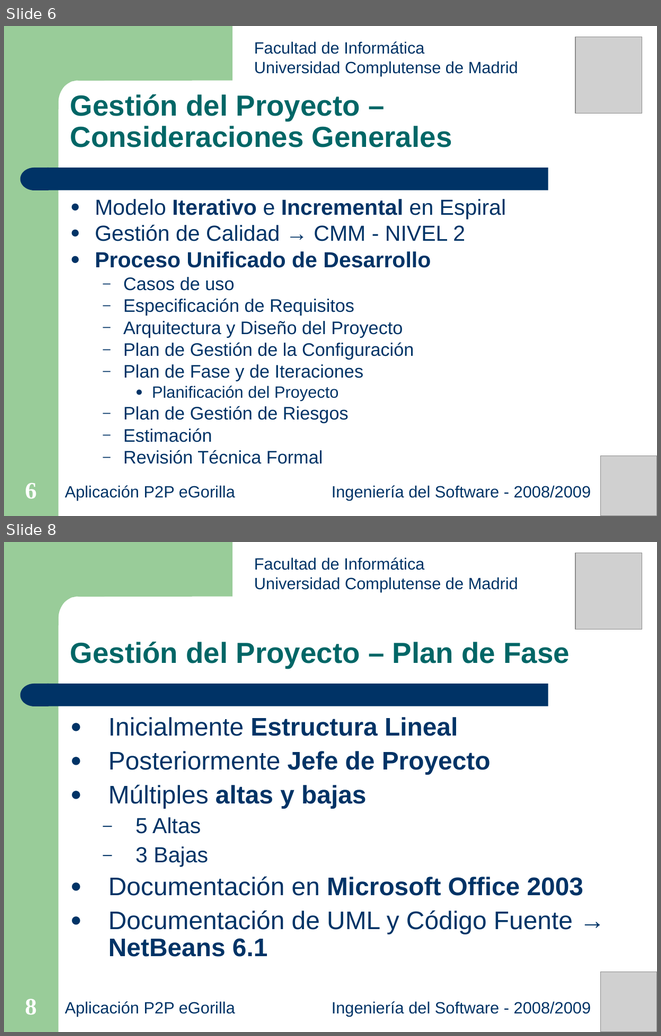
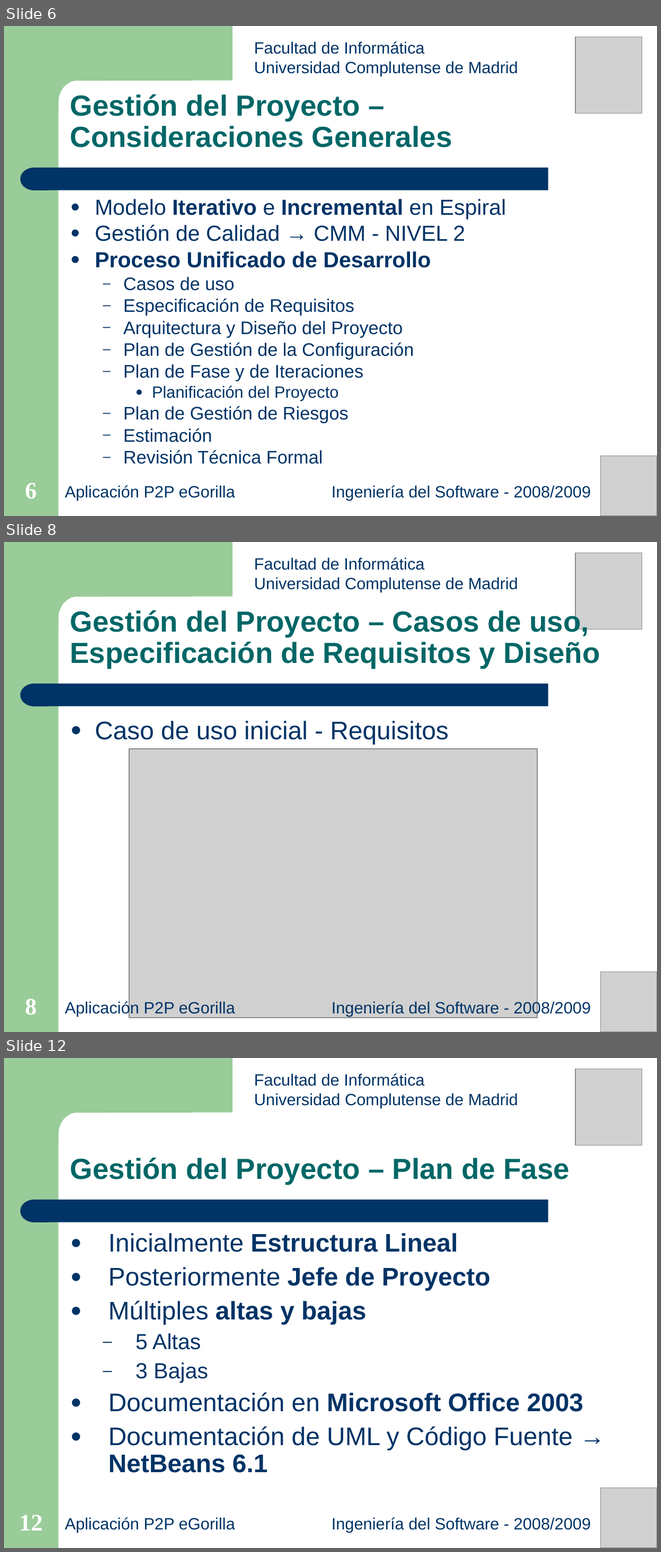
Before and after one commit to salcedonia/egorilla-software-engineering-2008-2009, a slide deck: doc/presentaciones/Presentacion_27-05-2009.ppt. Shown one above the other, each under a label of ours: slides 6 and 8 before the commit, slides 6, 8 and 12 after it; the slides between them are not shown. The pictures are 661x1036 and 661x1552 pixels, drawn with LibreOffice and Linux fonts; fonts in the diff are those of the drawing; grey boxes stand for pictures. Boxes give left, top, right and bottom in pixels: in the first picture for what was removed or moved away, otherwise in the second. Text is boxed around its words. In the diff, an @@ line names an element or a change of style, - is before the commit and + after.

```diff
--- a/doc/presentaciones/Presentacion_27-05-2009.ppt
+++ b/doc/presentaciones/Presentacion_27-05-2009.ppt
@@ slide 8 added at <box>4,542,657,1032</box>, background #FFFFFF; not listed: 4 template elements that a slide beside it also shows @@
@@ text added at <box>254,557,518,592</box>, 18 pt, text #003366 @@
+Facultad de Informática
+Universidad Complutense de Madrid
@@ picture added at <box>575,553,642,629</box> @@
@@ text added at <box>70,609,600,668</box>, 32 pt, text #006666, bold @@
+Gestión del Proyecto – Casos de uso, Especificación de Requisitos y Diseño
@@ text added at <box>95,721,449,744</box>, 28 pt, text #003366 @@
+● Caso de uso inicial - Requisitos
@@ picture added at <box>130,749,538,1017</box> @@
@@ picture added at <box>600,972,657,1032</box> @@
@@ page number added at <box>25,998,37,1015</box>, 26 pt, text #FFFFFF, bold @@
+8
@@ text added at <box>65,1000,235,1016</box>, 18 pt, text #003366 @@
+Aplicación P2P eGorilla
@@ text added at <box>332,1000,591,1016</box>, 18 pt, text #003366 @@
+Ingeniería del Software - 2008/2009
@@ what was slide 8 is now slide 12 @@
@@ page number at <box>19,1514,43,1530</box>: text changed @@
-8
+12
```
Also in this commit, not shown: 1 slide changed, 3 other slides added.
